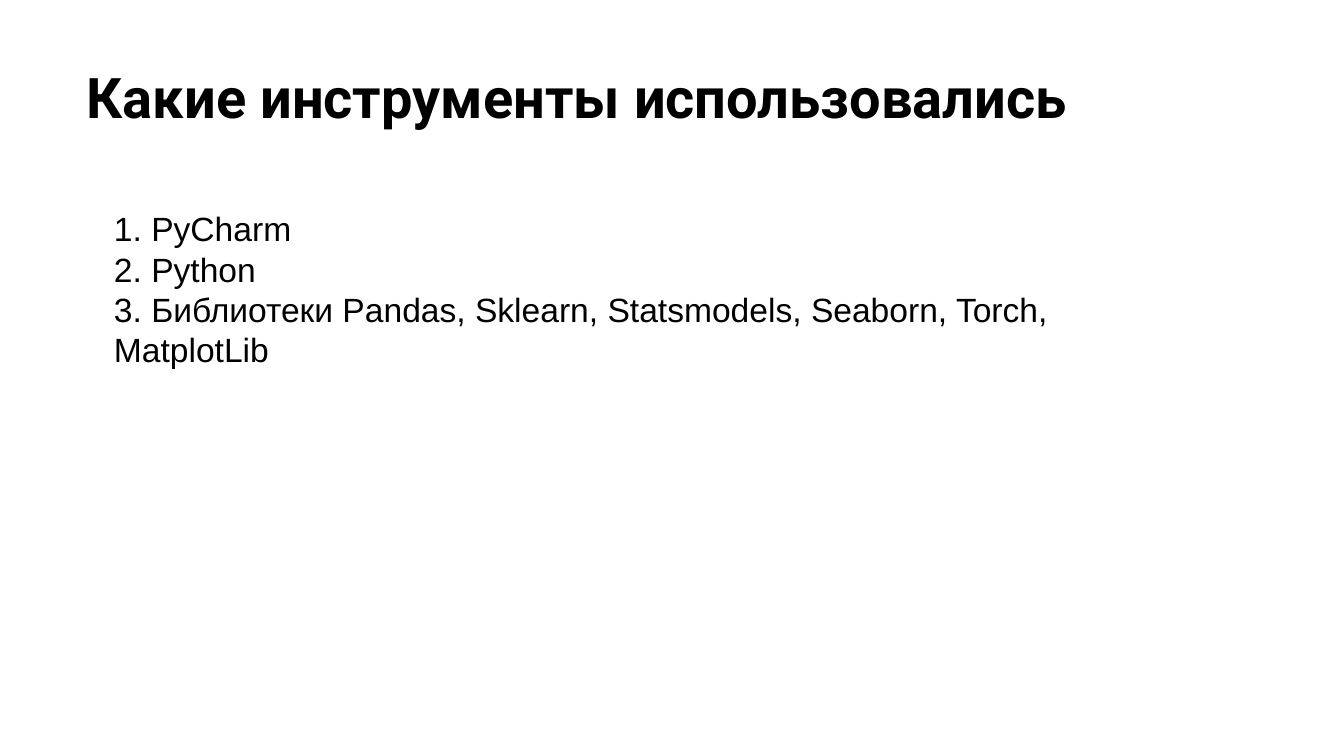
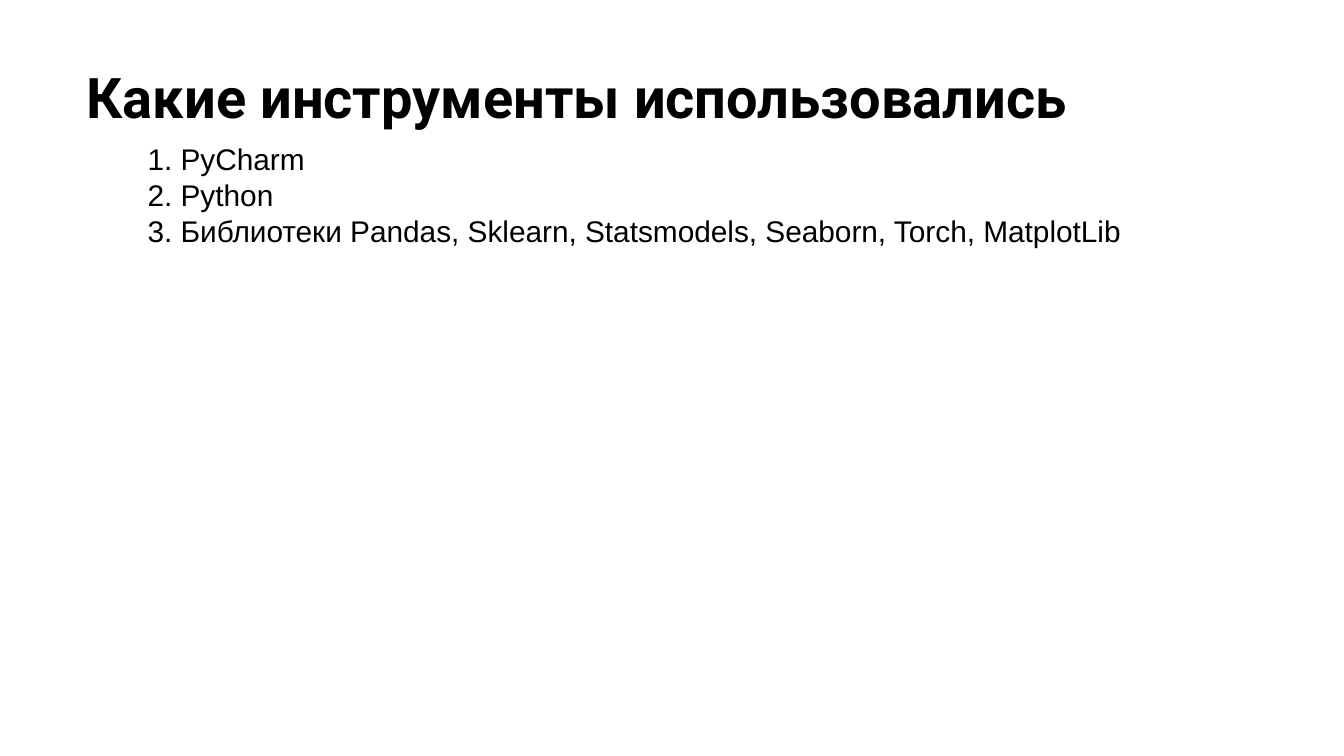
Before and after one commit to m0zart89/otus-ml-pro-2024-05, a slide deck: slide 5 of presentation.pptx. Drawn at 1344x756 pixels with LibreOffice and Linux fonts; fonts in the diff are those of the drawing; background and template pictures are left out. Boxes give left, top, right and bottom in pixels: in the first picture for what was removed or moved away, otherwise in the second. Text is boxed around its words. In the diff, an @@ line names an element or a change of style, - is before the commit and + after.

```diff
--- a/presentation.pptx
+++ b/presentation.pptx
@@ text "1. PyCharm": place and size @@
-text "1. PyCharm" at box(114, 216, 1047, 327)
+text "1. PyCharm" at box(148, 148, 1120, 247)
@@ text "1. PyCharm" at box(148, 148, 1120, 247): size 18 to 16 pt @@
```
Also in this commit, not shown: 24 other slides changed, 1 slide added.
